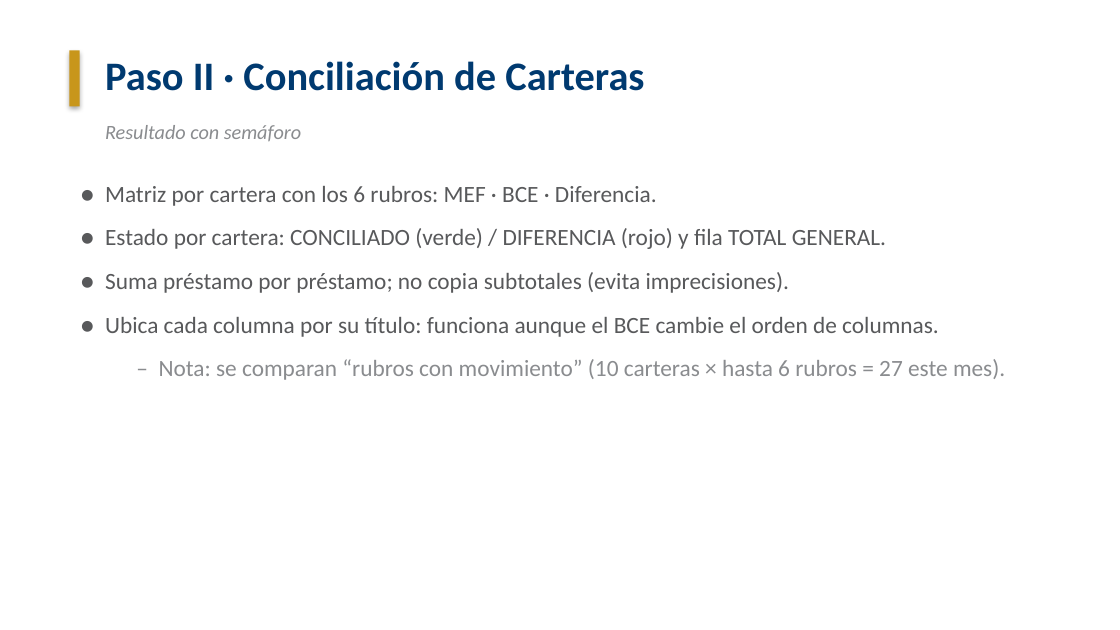
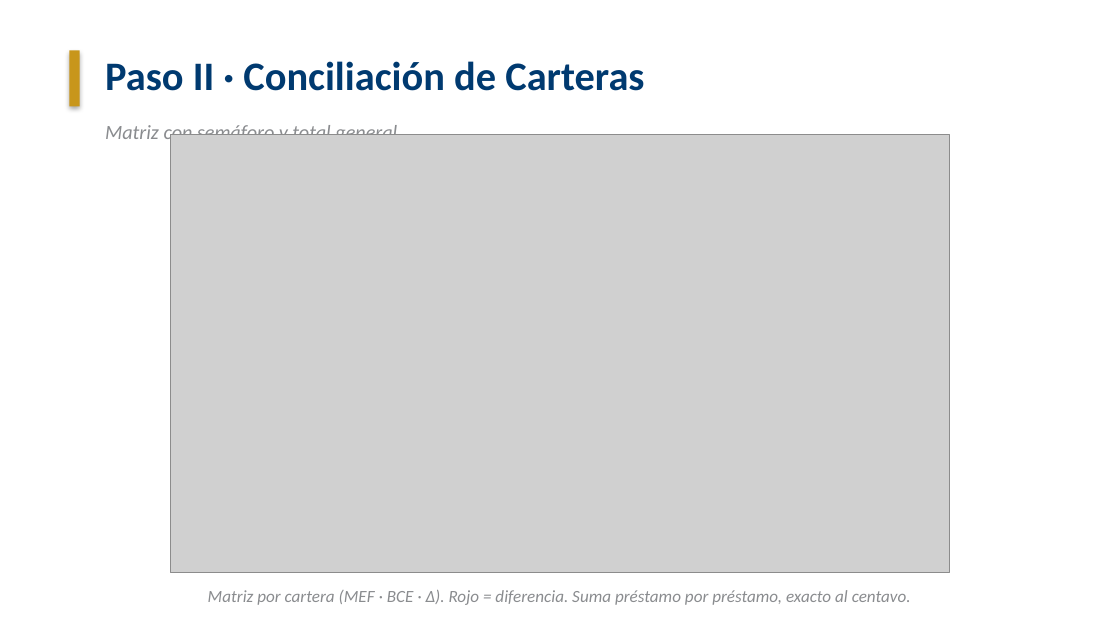
Before and after one commit to BryanAndresR23/Projects, a slide deck: slide 6 of Presentacion_Conciliacion_BCE.pptx. Drawn at 1120x630 pixels with LibreOffice and Linux fonts; fonts in the diff are those of the drawing; grey boxes stand for pictures; background and template pictures are left out. Boxes give left, top, right and bottom in pixels: in the first picture for what was removed or moved away, otherwise in the second. Text is boxed around its words. In the diff, an @@ line names an element or a change of style, - is before the commit and + after.

```diff
--- a/Presentacion_Conciliacion_BCE.pptx
+++ b/Presentacion_Conciliacion_BCE.pptx
@@ text at [105,123,397,146]: text changed @@
-Resultado con semáforo
+Matriz con semáforo y total general
@@ picture added at [170,134,949,572] @@
@@ text removed at [105,186,1005,380] @@
-● Matriz por cartera con los 6 rubros: MEF · BCE · Diferencia.
-● Estado por cartera: CONCILIADO (verde) / DIFERENCIA (rojo) y fila TOTAL GENERAL.
-● Suma préstamo por préstamo; no copia subtotales (evita imprecisiones).
-● Ubica cada columna por su título: funciona aunque el BCE cambie el orden de columnas.
-  – Nota: se comparan “rubros con movimiento” (10 carteras × hasta 6 rubros = 27 este mes).
@@ text added at [208,590,911,605], 11 pt, text #8A8C8F, italic @@
+Matriz por cartera (MEF · BCE · Δ). Rojo = diferencia. Suma préstamo por préstamo, exacto al centavo.
```
Also in this commit, not shown: 3 other slides changed.
